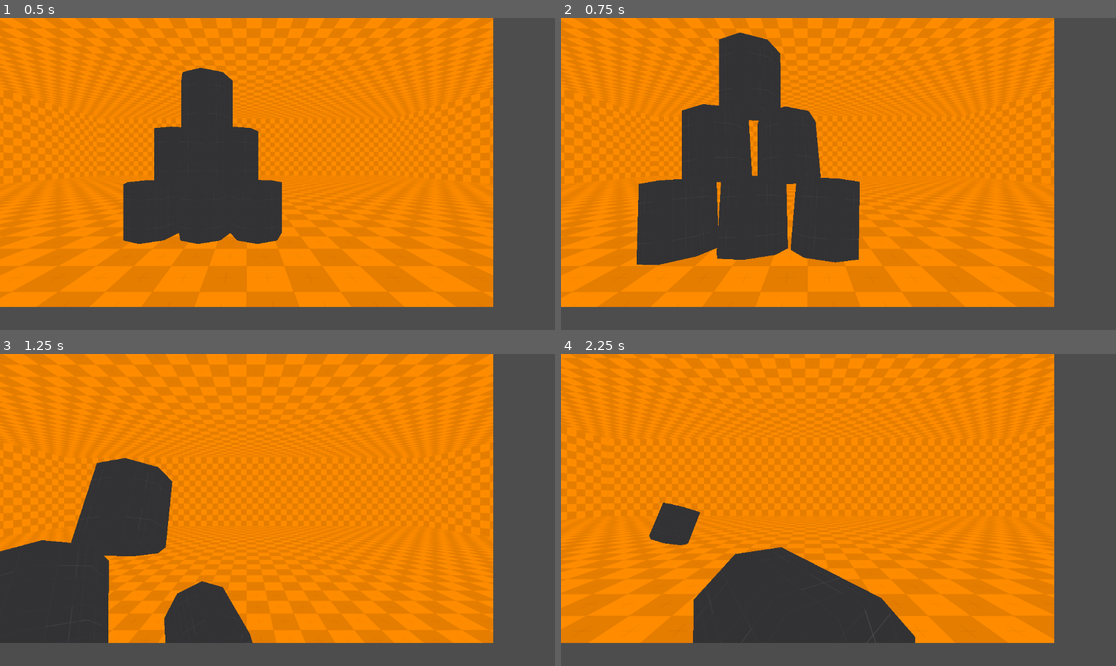
Above: before the commit, frames 1-4 (two rows, left to right).
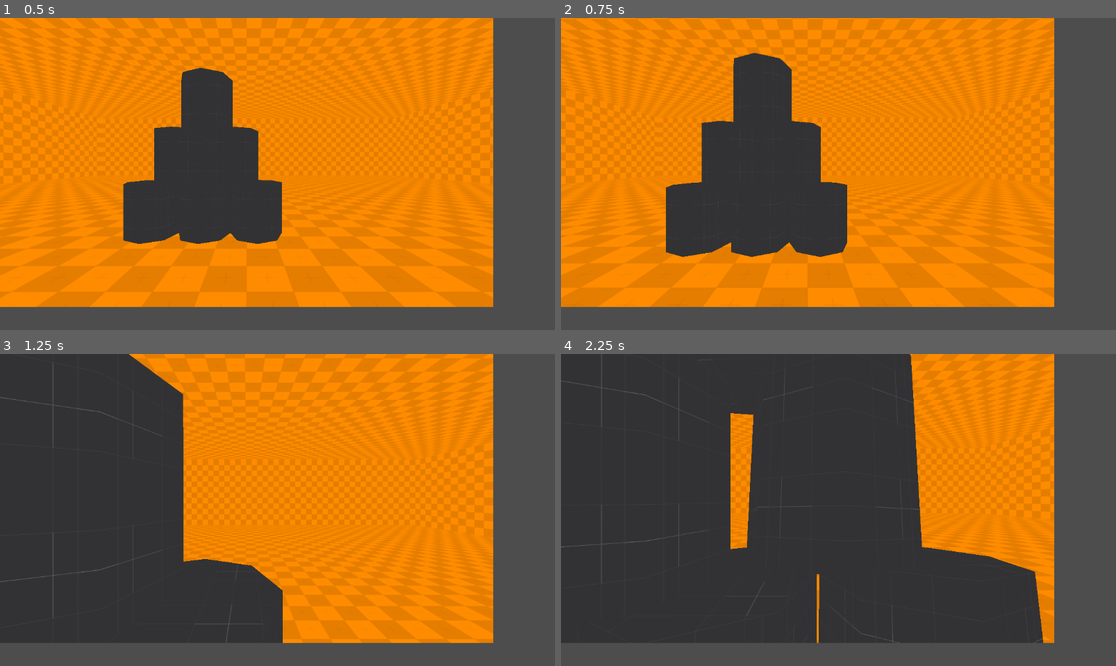
Above: after the commit, the same moments.

Repository: RogerRandomDev/gd3d
Game: Godot game, scene res://scenes/main.tscn
The game is run twice, just before and just after one commit, with the same random seed, the same clock (stepped at 60 frames per second) and the same inputs. This scene is started directly instead of the project's main scene.
Inputs (mouse positions are in pixels of both pictures, inside the frame that each line leads up to):
- Up to frame 1 (0.5 s): no input
- Up to frame 2 (0.75 s): tap Enter at 0.5 s; move the mouse to (810, 236) at 0.52 s; hold W (forward) from 0.53 s (still down); tap E (interact) at 0.6 s
- Up to frame 3 (1.25 s): keep holding W (forward); tap Space (jump) at 0.77 s
- Up to frame 4 (2.25 s): move the mouse to (1005, 556) at 1.27 s; tap E (interact) at 1.35, 2.1 s; tap Space (jump) at 1.52 s; move the mouse to (672, 463) at 2.02 s; release W (forward) at 2.03 s; hold A (left) from 2.03 s (still down)

Frame 1 is identical in both runs. In frame 2, 41% of the frame differs, in the area x 0-89%, y 0-93%; in frame 3, 32%; in frame 4, 57%.

Commit message:
upgrading explosions, they now work based on raycast at your center from its center and going from wherever it hits as the launch point

Diff:
--- a/3dtest/customObjects/explosionObject.gd
+++ b/3dtest/customObjects/explosionObject.gd
@@ -4,7 +4,7 @@
 @export var explosionRadius:float=2.
 @export var explosionPower:float=1.
 
-
+var ignore=null
 func _ready():
 	call_deferred('explode')
 
@@ -15,9 +15,17 @@
 	explosionCheck.shape.radius=explosionRadius
 	explosionCheck.collision_mask=1
 	explosionCheck.transform=global_transform
-	var check:=get_world_3d().direct_space_state.intersect_shape(explosionCheck)
+	var state=get_world_3d().direct_space_state
+	var check:=state.intersect_shape(explosionCheck)
+	var rayCheck=PhysicsRayQueryParameters3D.new()
+	rayCheck.collision_mask=1
+	rayCheck.from=global_transform.origin
 	for shape in check:
-		if shape.collider.is_in_group("moveable"):
-			var direction=(shape.collider.position-position)
+		if shape.collider.is_in_group("moveable")&&!shape.collider==ignore:
+			rayCheck.to=shape.collider.global_transform.origin
+			var rcheck:=state.intersect_ray(rayCheck)
+			if rcheck.get("position")==null:
+				rcheck["position"]=shape.collider.position
+			var direction=(rcheck.position-position)
 			shape.collider.apply_central_impulse(direction.normalized()*min(explosionPower/(direction.length()*4),explosionPower))
 	queue_free()
--- a/3dtest/project.godot
+++ b/3dtest/project.godot
@@ -57,3 +57,8 @@
 "events": [Object(InputEventKey,"resource_local_to_scene":false,"resource_name":"","device":0,"window_id":0,"store_comm …(186 unchanged characters)…
 ]
 }
+esc={
+"deadzone": 0.5,
+"events": [Object(InputEventKey,"resource_local_to_scene":false,"resource_name":"","device":0,"window_id":0,"store_command":true,"alt_pressed":false,"shift_pressed":false,"meta_pressed":false,"command_pressed":false,"pressed":false,"keycode":0,"physical_keycode":16777217,"unicode":0,"echo":false,"script":null)
+]
+}
--- a/3dtest/scenes/Camera3D.gd
+++ b/3dtest/scenes/Camera3D.gd
@@ -22,9 +22,8 @@
 	#pickup item script
 	if Input.is_action_just_pressed("interact"):
 		grab_item()
-		explode()
 	#exits to menu
-	if Input.is_key_pressed(KEY_ESCAPE):
+	if Input.is_action_just_pressed("esc"):
 		in_game=!in_game
 		if in_game:
 			Input.set_mouse_mode(Input.MOUSE_MODE_CONFINED_HIDDEN)
@@ -44,6 +43,7 @@
 		holding.linear_damp=held_damp
 		holding.constant_force=Vector3.ZERO
 		holding.linear_velocity=get_node(rotateObject).velocity
+		holding.apply_central_impulse(get_hold_point()-global_transform.origin)
 		holding=null
 		return
 	#grabs item if not just dropping the current one
@@ -65,8 +65,8 @@
 #makes an explosion
 func explode():
 	var exploder=ExplosionObject.new()
-	exploder.position=get_hold_point()
-	exploder.explosionPower=2
+	exploder.position=global_transform.origin
+	exploder.explosionPower=4
 	exploder.explosionRadius=3
-
+	exploder.ignore=get_node(rotateObject)
 	get_node(rotateObject).get_parent().call_deferred('add_child',exploder)
--- a/3dtest/scenes/player.gd
+++ b/3dtest/scenes/player.gd
@@ -22,8 +22,8 @@
 	var input_dir = Input.get_vector("left", "right", "forward", "backwards")
 	var direction = (transform.basis * Vector3(input_dir.x, 0, input_dir.y)).normalized()
 	if direction:
-		velocity.x = direction.x * SPEED
-		velocity.z = direction.z * SPEED
+		velocity.x = move_toward(velocity.x, direction.x * SPEED,delta*20)
+		velocity.z = move_toward(velocity.z, direction.z * SPEED,delta*20)
 	elif is_on_floor():
 		velocity.x = move_toward(velocity.x, 0, SPEED*0.125)
 		velocity.z = move_toward(velocity.z, 0, SPEED*0.125)
@@ -33,4 +33,4 @@
 
 #used mainly for explosions
 func apply_central_impulse(force):
-	velocity+=force*20
+	velocity+=force*Vector3(20,30,20)
